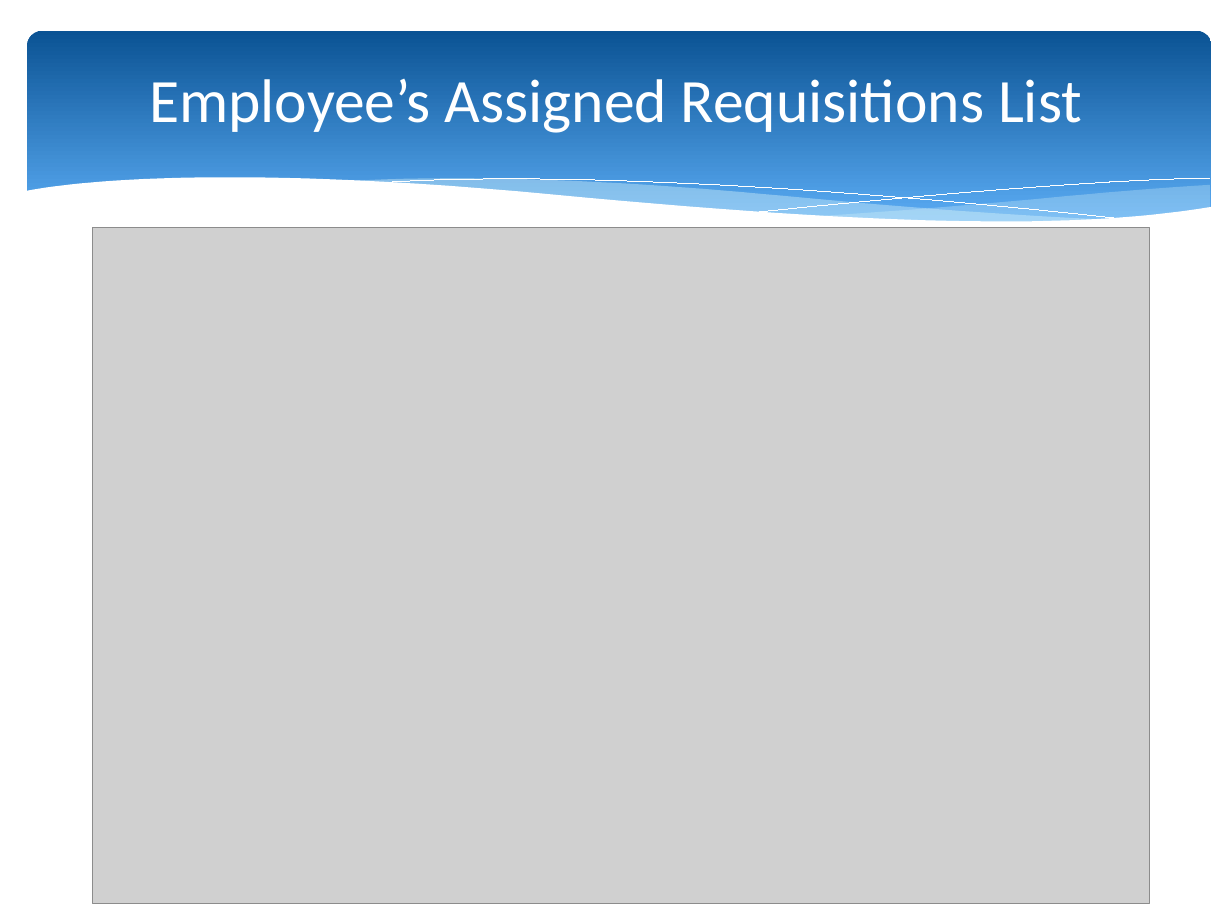
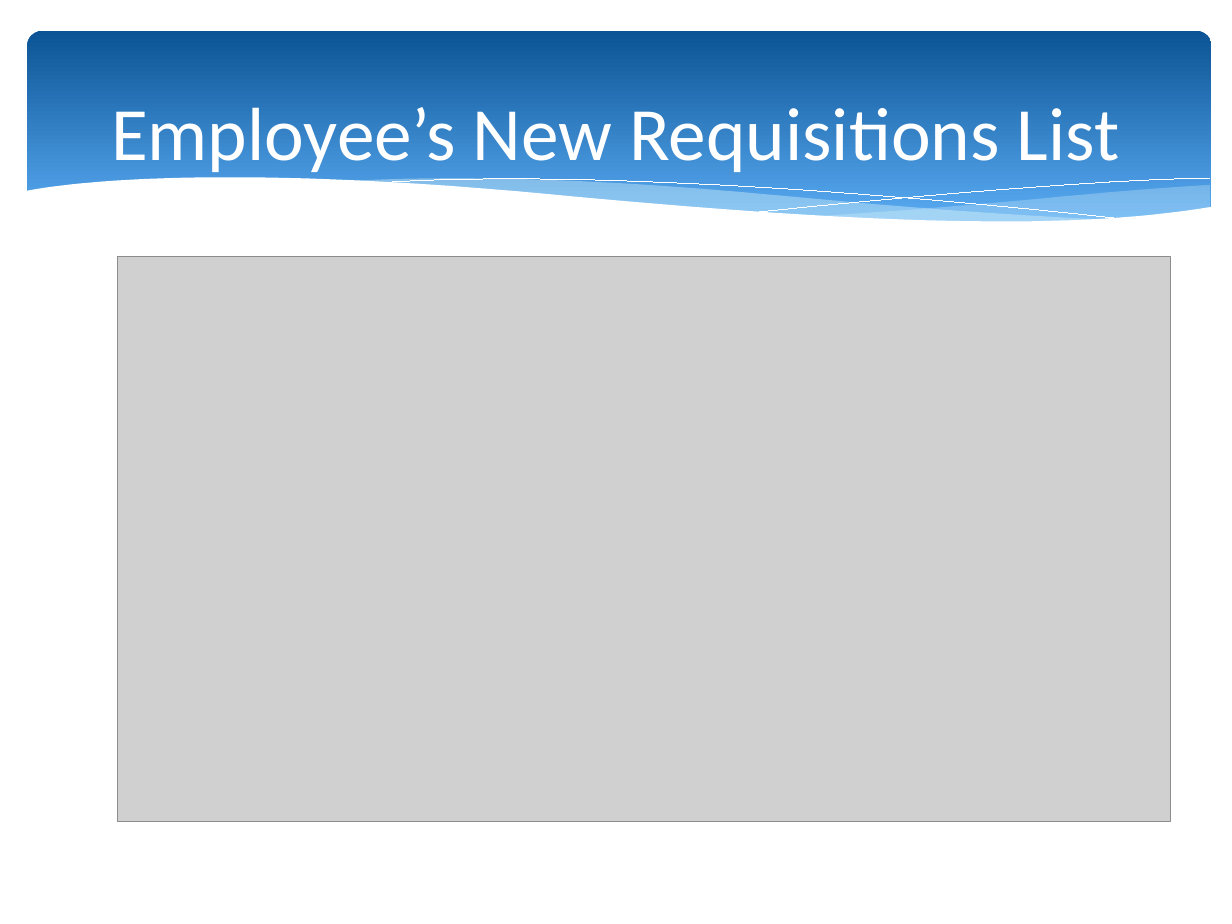
Before and after one commit to KaziShalauddin/Vehicle-Requisition-App, a slide deck: slide 12 of v1_Software project presentation.pptx (slide 25 before the commit). Drawn at 1232x924 pixels with LibreOffice and Linux fonts; fonts in the diff are those of the drawing; grey boxes stand for pictures; background and template pictures are left out. Boxes give left, top, right and bottom in pixels: in the first picture for what was removed or moved away, otherwise in the second. Text is boxed around its words. In the diff, an @@ line names an element or a change of style, - is before the commit and + after.

```diff
--- a/v1_Software project presentation.pptx
+++ b/v1_Software project presentation.pptx
@@ title at [111, 107, 1120, 172]: text changed; size 36 to 44 pt @@
-Employee’s Assigned Requisitions List
+Employee’s New Requisitions List
@@ picture: place and size @@
-picture at [92, 228, 1149, 904]
+picture at [117, 256, 1170, 821]
```
Also in this commit, not shown: 9 other slides changed, 3 slides added, 17 slides removed.
